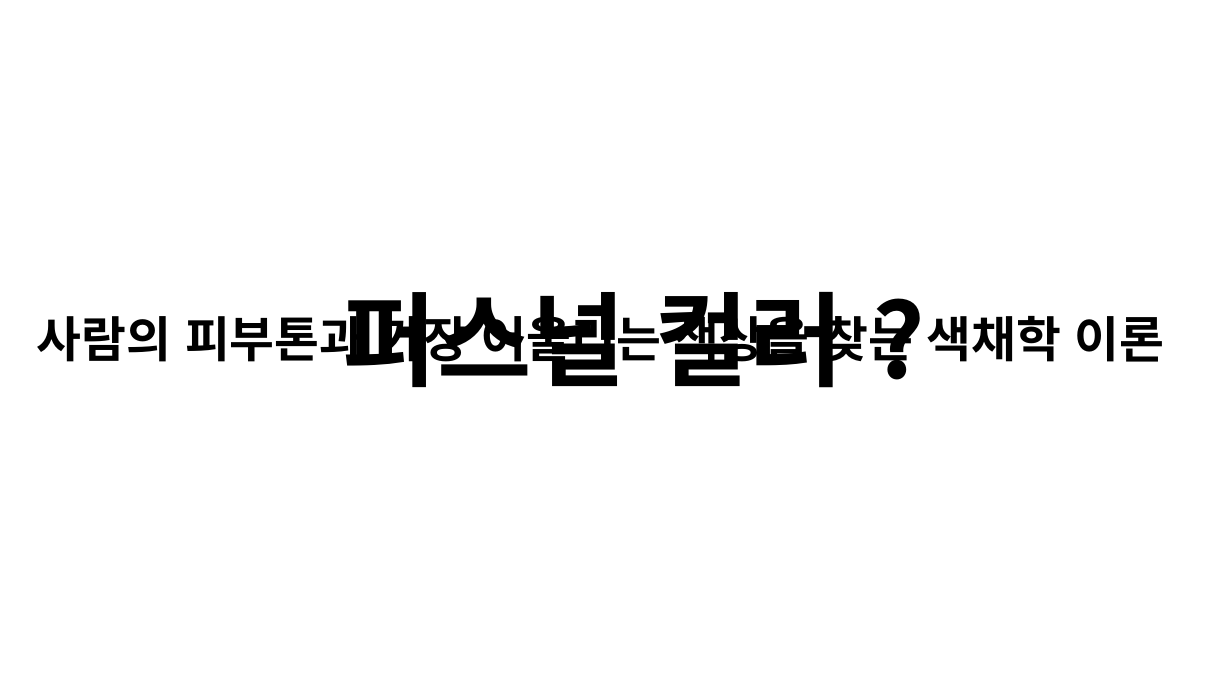
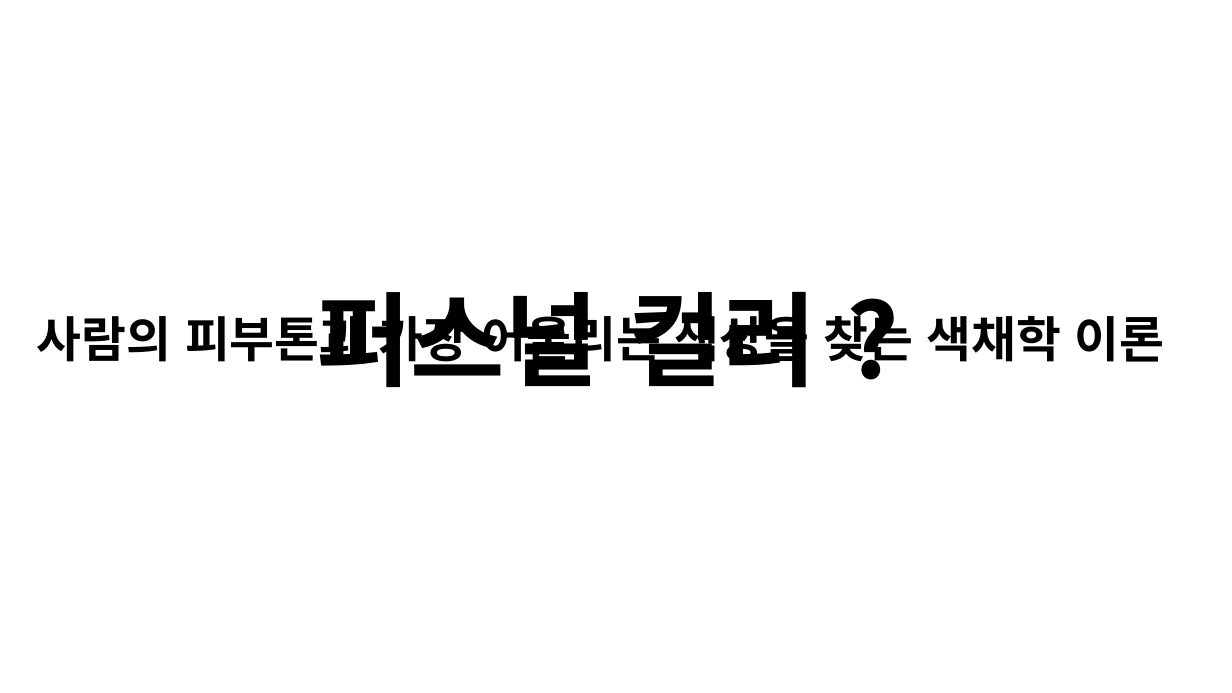
Before and after one commit to ppark-jjong/TIL, a slide deck: slide 2 of etc/2022 부천미래교육센터 멘토링.pptx. Drawn at 1232x693 pixels with LibreOffice and Linux fonts; fonts in the diff are those of the drawing. Boxes give left, top, right and bottom in pixels: in the first picture for what was removed or moved away, otherwise in the second. Text is boxed around its words. In the diff, an @@ line names an element or a change of style, - is before the commit and + after.

```diff
--- a/etc/2022 부천미래교육센터 멘토링.pptx
+++ b/etc/2022 부천미래교육센터 멘토링.pptx
@@ text "퍼스널 컬러 ?" moved from (x1=343, y1=292, x2=844, y2=388) to (x1=316, y1=292, x2=817, y2=388) @@
```
Also in this commit, not shown: 6 slides added, 4 slides removed, 1 other file.
